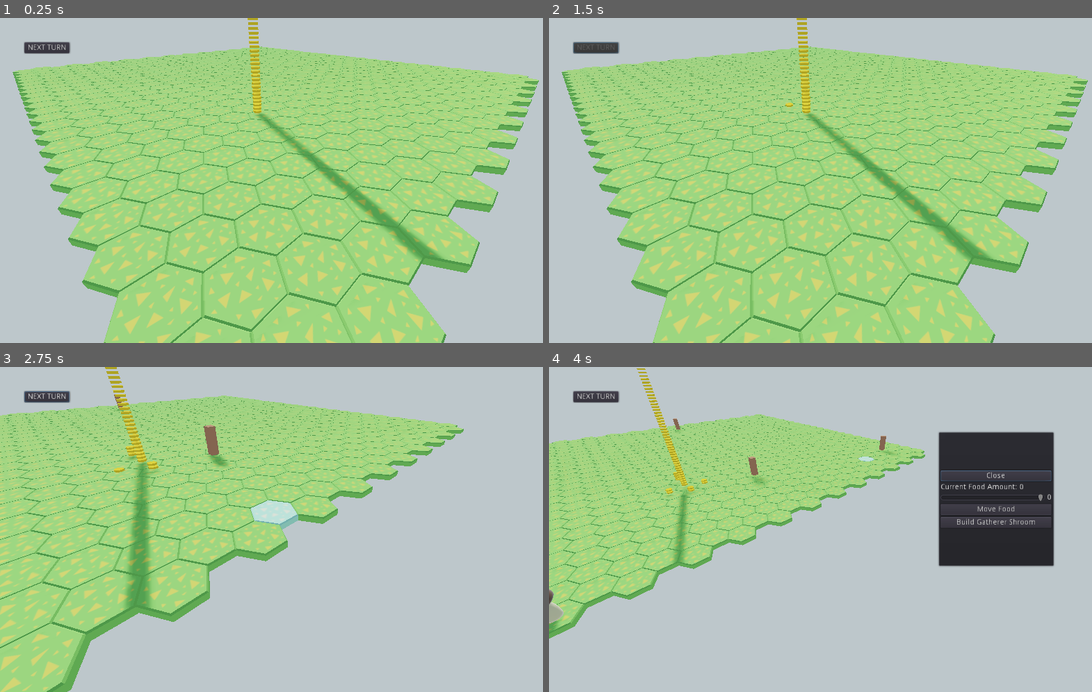
Above: before the commit, frames 1-4 (two rows, left to right).
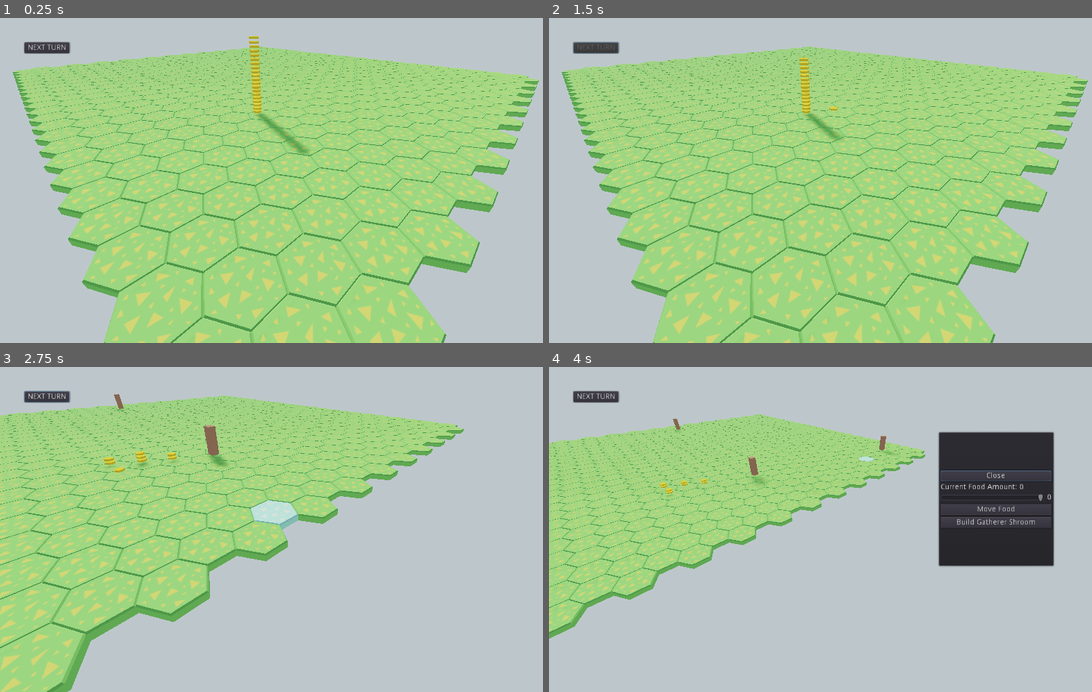
Above: after the commit, the same moments.

Repository: BVenturaDev/UMM
Game: Godot game, scene res://scenes/levels/main_level.tscn
The game is run twice, just before and just after one commit, with the same random seed, the same clock (stepped at 60 frames per second) and the same inputs.
Inputs (mouse positions are in pixels of both pictures, inside the frame that each line leads up to):
- Up to frame 1 (0.25 s): no input
- Up to frame 2 (1.5 s): click "NEXT TURN" at 0.5 s; click "NEXT TURN" at 1.25 s
- Up to frame 3 (2.75 s): tap Enter (ui_accept) at 2, 2.27 s; move the mouse to (401, 513) at 2.02 s; hold Right (ui_right) from 2.03 s (still down); click (401, 513) at 2.17 s
- Up to frame 4 (4 s): move the mouse to (717, 545) at 2.77 s; release Right (ui_right) at 2.78 s; hold Down (ui_down) 2.78-3.53 s; click (717, 545) at 2.92 s; tap Enter (ui_accept) at 3.02 s; move the mouse to (880, 458) at 3.52 s; hold Right (ui_right) from 3.53 s (still down); click (880, 458) at 3.67 s

The runs differ from the first frame. In frame 1, 1.2% of the frame differs, in the area x 45-82%, y 0-75%; in frame 2, 1.4%; in frame 3, 2.0%, in the area x 19-33%, y 0-75%; in frame 4, 1.0%.

Commit message:
Build Gather Shrooms, Expand Forever

Diff:
--- a/scenes/entities/gather_shroom.tscn
+++ b/scenes/entities/gather_shroom.tscn
@@ -136,8 +136,7 @@
 "values": [ 0, 1, 7, 0 ]
 }
 
-[sub_resource type="Animation" id=5]
-resource_name = "left_and_right"
+[sub_resource type="Animation" id=6]
 length = 2.54167
 tracks/0/type = "transform"
 tracks/0/path = NodePath("Armature/Skeleton:Bone.002")
@@ -173,8 +172,7 @@
 "values": [ 0, 3, 5, 0 ]
 }
 
-[sub_resource type="Animation" id=6]
-resource_name = "look_back"
+[sub_resource type="Animation" id=7]
 length = 2.54167
 tracks/0/type = "transform"
 tracks/0/path = NodePath("Armature/Skeleton:Bone.002")
@@ -210,8 +208,7 @@
 "values": [ 0, 5, 0 ]
 }
 
-[sub_resource type="Animation" id=7]
-resource_name = "look_up"
+[sub_resource type="Animation" id=8]
 length = 3.79167
 tracks/0/type = "transform"
 tracks/0/path = NodePath("Armature/Skeleton:Bone.002")
@@ -247,7 +244,9 @@
 "values": [ 0, 4, 6, 7, 0 ]
 }
 
-[node name="gather_shroom" type="Spatial"]
+[node name="gather_shroom" type="Spatial" groups=[
+"nature",
+]]
 transform = Transform( 0.5, 0, 0, 0, 0.5, 0, 0, 0, 0.5, 0, 0, 0 )
 script = ExtResource( 10 )
 
@@ -269,7 +268,7 @@
 bones/2/parent = 1
 bones/2/rest = Transform( 1, 0, 0, 0, 1, 0, 0, 0, 1, 0, 0.52217, 0 )
 bones/2/enabled = true
-bones/2/bound_children = [ NodePath("BoneAttachment") ]
+bones/2/bound_children = [  ]
 
 [node name="shroom" type="MeshInstance" parent="Armature/Skeleton"]
 mesh = SubResource( 1 )
@@ -277,7 +276,7 @@
 material/0 = null
 
 [node name="BoneAttachment" type="BoneAttachment" parent="Armature/Skeleton"]
-transform = Transform( 1, 0, 0, 0, 1, 0, 0, 0, 1, 0, 0.694475, 0 )
+transform = Transform( 1, 0, 0, 0, 1, 0, 0, 0, 1, 0, 0.694476, 0 )
 bone_name = "Bone.002"
 
 [node name="AnimatedSprite3D" type="AnimatedSprite3D" parent="Armature/Skeleton/BoneAttachment"]
@@ -287,7 +286,7 @@
 
 [node name="AnimationPlayer" type="AnimationPlayer" parent="."]
 anims/death = SubResource( 4 )
-anims/idle = SubResource( 8 )
-anims/left_and_right = SubResource( 5 )
-anims/look_back = SubResource( 6 )
-anims/look_up = SubResource( 7 )
+anims/idle = SubResource( 5 )
+anims/left_and_right = SubResource( 6 )
+anims/look_back = SubResource( 7 )
+anims/look_up = SubResource( 8 )
--- a/scenes/levels/main_level.tscn
+++ b/scenes/levels/main_level.tscn
@@ -1,11 +1,10 @@
-[gd_scene load_steps=16 format=2]
+[gd_scene load_steps=15 format=2]
 
 [ext_resource path="res://scenes/levels/test_grid.tscn" type="PackedScene" id=1]
 [ext_resource path="res://scenes/props/grid.tscn" type="PackedScene" id=2]
 [ext_resource path="res://scenes/entities/fungus.tscn" type="PackedScene" id=3]
 [ext_resource path="res://scenes/entities/control_camera.tscn" type="PackedScene" id=4]
 [ext_resource path="res://src/props/grid_editor.gd" type="Script" id=5]
-[ext_resource path="res://scenes/entities/gather_shroom.tscn" type="PackedScene" id=6]
 [ext_resource path="res://src/states/game/player_turn.gd" type="Script" id=7]
 [ext_resource path="res://src/states/game/nature_turn.gd" type="Script" id=8]
 [ext_resource path="res://scenes/world_env.tres" type="Environment" id=9]
@@ -79,9 +78,6 @@
 "nature",
 ] instance=ExtResource( 3 )]
 
-[node name="gather_shroom" parent="." instance=ExtResource( 6 )]
-transform = Transform( 0.75, 0, 0, 0, 0.75, 0, 0, 0, 0.75, 0, 0.350209, 0 )
-
 [node name="WorldEnvironment" type="WorldEnvironment" parent="."]
 environment = ExtResource( 9 )
 
--- a/scenes/props/tile.tscn
+++ b/scenes/props/tile.tscn
@@ -11,7 +11,7 @@
 [node name="hex_tile" parent="." instance=ExtResource( 1 )]
 
 [node name="resource_point" type="Spatial" parent="."]
-transform = Transform( 1, 0, 0, 0, 1, 0, 0, 0, 1, 0, 0.270006, 0 )
+transform = Transform( 1, 0, 0, 0, 1, 0, 0, 0, 1, 0, 0.300805, 0 )
 
 [node name="food_stack" type="Spatial" parent="."]
 transform = Transform( 1, 0, 0, 0, 1, 0, 0, 0, 1, 0.566021, 0.373357, 0 )
--- a/scenes/ui/ui_build.tscn
+++ b/scenes/ui/ui_build.tscn
@@ -109,3 +109,4 @@
 
 [connection signal="pressed" from="build_popup/VBoxContainer/close_button" to="." method="_on_close_button_pressed"]
 [connection signal="value_changed" from="build_popup/VBoxContainer/HBoxContainer2/HSlider" to="." method="_on_HSlider_value_changed"]
+[connection signal="pressed" from="build_popup/VBoxContainer/gather_shroom_button" to="." method="_on_gather_shroom_button_pressed"]
--- a/src/entities/fungus.gd
+++ b/src/entities/fungus.gd
@@ -8,7 +8,7 @@
 	var tile: Object = grid.find_tile(Globals.MAP_SIZE * 0.25, Globals.MAP_SIZE * 0.25)
 	if tile:
 		_claim_tile(tile)
-		tile.spawn_num_food(1000)
+		tile.spawn_num_food(20)
 
 func _claim_tile(var tile: Object) -> void:
 	tile.owner_fungus = self
--- a/src/entities/gather_shroom.gd
+++ b/src/entities/gather_shroom.gd
@@ -1,11 +1,18 @@
 extends Spatial
 
+onready var anim = $AnimationPlayer
+
+const FOOD_AMOUNT: int = 5
+
 var idle_anims: Array = ["idle", "left_and_right", "look_back", "look_up"]
-
-onready var anim = $AnimationPlayer
+var owner_tile: Object = null
 
 func _process(_delta):
 	if anim:
 		if not anim.is_playing():
 			var i = Globals.rng.randi_range(0, idle_anims.size() - 1)
 			anim.play(idle_anims[i])
+
+func do_turn() -> void:
+	if owner_tile:
+		owner_tile.spawn_num_food(FOOD_AMOUNT)
--- a/src/props/tile.gd
+++ b/src/props/tile.gd
@@ -3,9 +3,11 @@
 const stack_offset: float = 0.2
 
 var food = preload("res://scenes/entities/food.tscn")
+var gather_shroom = preload("res://scenes/entities/gather_shroom.tscn")
 
 onready var hex = $hex_tile
 onready var stack = $food_stack
+onready var resource_pos = $resource_point
 
 # Variables
 # Grid Location
@@ -15,6 +17,7 @@
 var owner_fungus: Object = null
 var turn_used: bool = false
 var critter: Object = null setget set_critter
+var cur_shroom: Object = null
 
 
 # Array of all food stored in this tile
@@ -68,8 +71,11 @@
 	if Globals.build_ui:
 		Globals.build_ui.make_build_menu(tile_food.size(), self)
 
-# Debug function lift neighbors raise neighbors y axis
-func _lift_neighbors() -> void:
-	var neighbors: Array = get_parent().find_neighbors(x, y)
-	for i in neighbors:
-		i.transform.origin.y += 1.0
+func build_gather_shroom() -> void:
+	if tile_food.size() > 5 and not cur_shroom:
+		var new_shroom = gather_shroom.instance()
+		add_child(new_shroom)
+		new_shroom.transform.origin = resource_pos.transform.origin
+		new_shroom.owner_tile = self
+		cur_shroom = new_shroom
+		remove_num_food(5)
--- a/src/states/state_machine.gd
+++ b/src/states/state_machine.gd
@@ -64,11 +64,6 @@
 	if state.has_method("unhandled_key_input"):
 		state.unhandled_key_input(event)
 
-func _notification(what):
-	if is_instance_valid(state):
-		if state && state.has_method("notification"):
-			state.notification(what)
-
 func _disabled_node():
 	set_process(false)
 	set_physics_process(false)
--- a/src/ui/ui_build.gd
+++ b/src/ui/ui_build.gd
@@ -33,3 +33,8 @@
 	selected_tile = null
 	food_move_amount = 0
 	tile_food = 0
+
+
+func _on_gather_shroom_button_pressed():
+	if selected_tile:
+		selected_tile.build_gather_shroom()
Not shown: 1 places in scenes/entities/gather_shroom.tscn that only renumber resources
